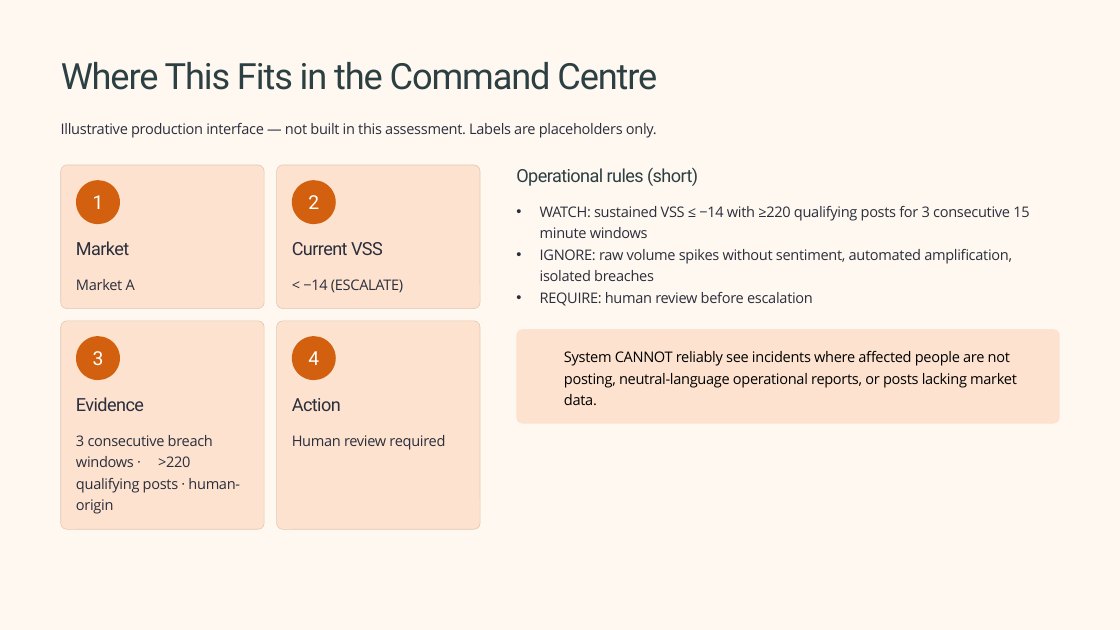
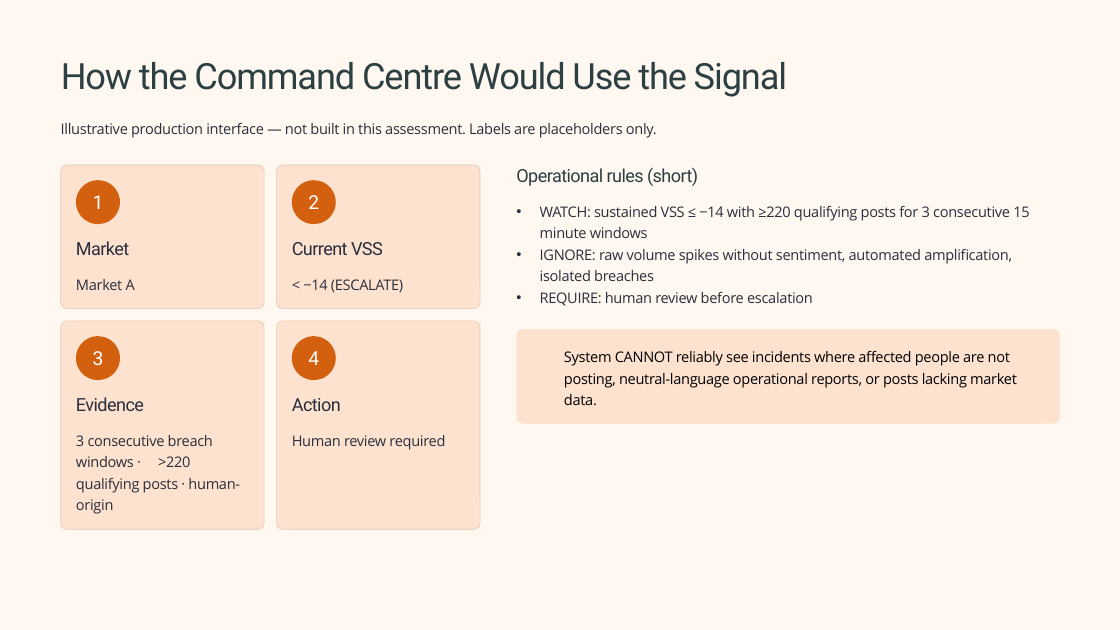
Before and after one commit to saipranathik/Tailwyndz-assignment, a slide deck: slide 11 of presentation/Tailwyndz PPT.pptx (slide 10 before the commit). Drawn at 1120x630 pixels with LibreOffice and Linux fonts; fonts in the diff are those of the drawing; background and template pictures are left out. Boxes give left, top, right and bottom in pixels: in the first picture for what was removed or moved away, otherwise in the second. Text is boxed around its words. In the diff, an @@ line names an element or a change of style, - is before the commit and + after.

Commit message:
Update the final presentation

```diff
--- a/presentation/Tailwyndz PPT.pptx
+++ b/presentation/Tailwyndz PPT.pptx
@@ text at <box>61,62,787,97</box>: text changed @@
-Where This Fits in the Command Centre
+How the Command Centre Would Use the Signal
```
Also in this commit, not shown: 8 other slides changed, 1 slide added.
